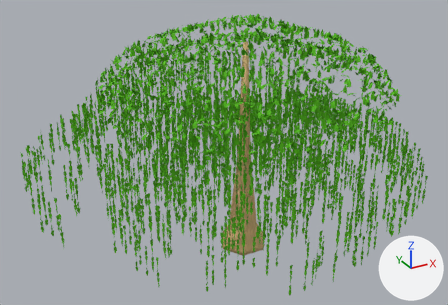
Two versions of the glTF model suspension-project/Contents/Props/MoretonBayFig/MoretonBayFig.glb, one commit apart.
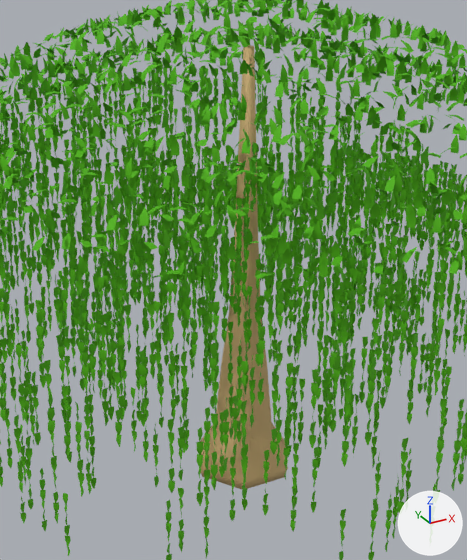
There are two pictures of each version: one whole from a 50 mm lens placed at (-22.8, -38.5, 27.4), pointed at (-1.7, -0.1, 8.2), one close up on the part from 28% to 78% of the width and 6% to 95% of the height. Every picture has the same lights, and +X, +Y and +Z are marked at lower right. The first two pictures are the older version. Vertices at exactly the same position are counted once.

Names of what the first close-up shows: 'LeafCloud', 'LeafCloud.001', 'LeafCloud_copy4', 'LeafCloud_copy5', 'LeafCloud_copy6', 'LeafCloud_copy7', 'LeafCloud_copy8', 'Trunk'.
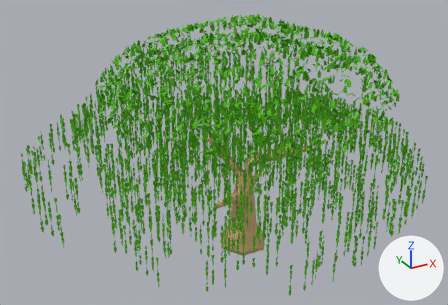
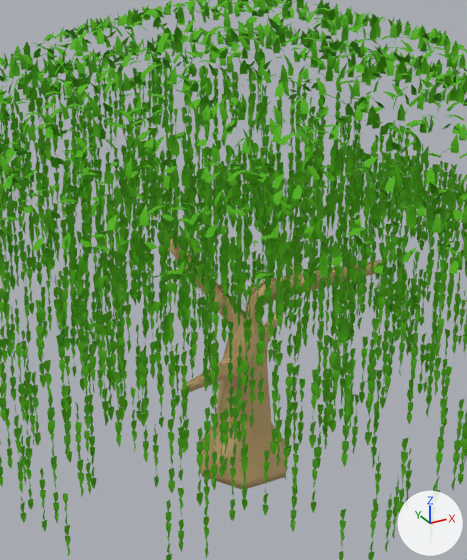
Where the change shows, as pixel boxes [x1, y1, x2, y2] in the close-ups (467 x 560 px):
'Trunk', reshaped (140% wider, 43% shorter)
    before: [200, 45, 288, 489]
    after: [168, 238, 381, 489]
part 1 of me_trunk, cut back
    before: [218, 45, 267, 422]
    after: [168, 238, 381, 422]

The change, as a list of edits to the scene's bpy script:
```text
Change me_trunk:
    used by ob_trunk; location = (0.0, 0.0, 0.0)
    remove me_trunk.from_pydata(...)  # 48 vertices, 92 faces; spans x -1.8..2.3, y -1.6..1.9, z -0.6..16.6
    add me_trunk.from_pydata(...)  # 78 vertices, 152 faces; spans x -3.6..4.8, y -2.6..3.1, z -0.6..9.2
    me_trunk part 1
    15 vertices are removed from x -0.8..0.6, y -0.8..0.7, z 3.7..16.6
    44 faces are deleted
    3 vertices move from x -0.1..0.8, y 0.1..0.7, z 6.0..9.7 to x -0.1..0.6, y -0.5..0.8, z 4.7..6.6
    45 vertices are added at x -3.6..4.8, y -2.6..3.1, z 3.9..9.2
    104 new faces join them
```
